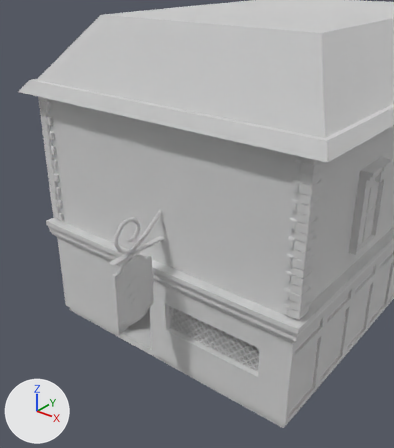
The glTF model src/features/city/bar/assets/bar.glb: old version first, new version second.
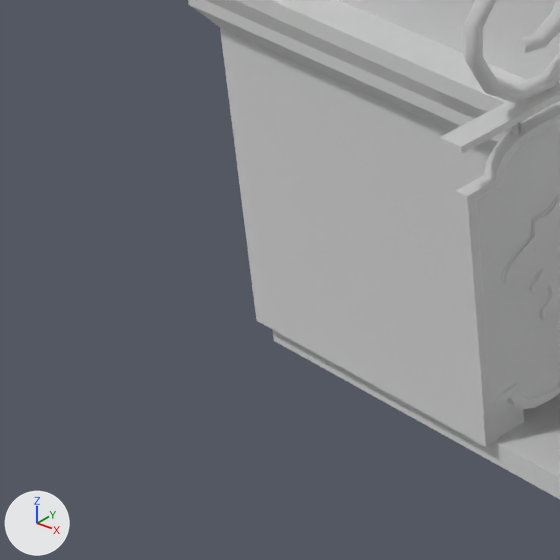
Old and new are each drawn whole from a 50 mm lens placed at (8.92, -13.64, 10.6), pointed at (-0.47, -1.9, 3.33) and again close up on the part from 2% to 35% of the width and 52% to 81% of the height. The axes (+X, +Y, +Z) are drawn at lower left. The lights are the same throughout. The older version's two pictures come first.

Names of what the first close-up shows: 'Interior-col', 'Outerior-col'.
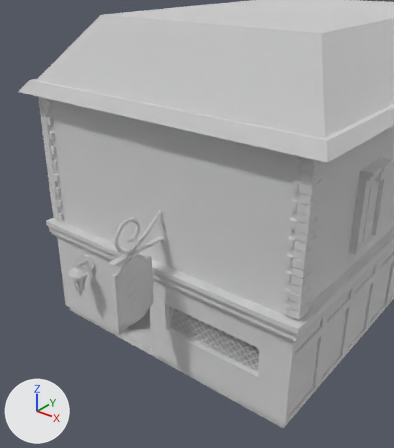
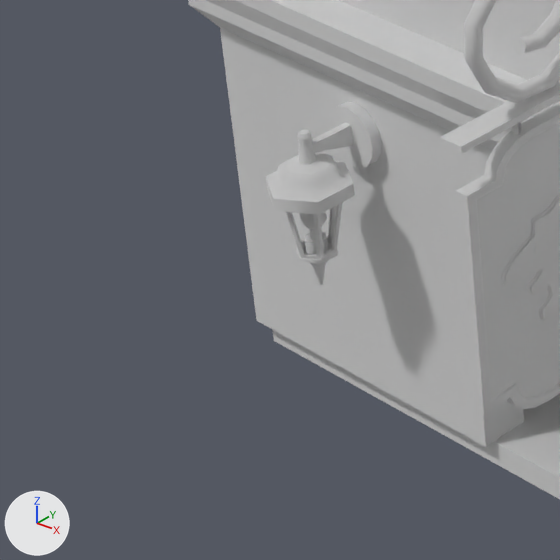
Commit message: Bar tweaks

Location of each change, [x1, y1, x2, y2] in pixels of the close-ups (560 x 560 px):
'Lamp', added
    after: [266, 102, 382, 285]

The change, as a diff of the scene's bpy script:
```diff
--- a/src/features/city/bar/assets/bar.glb.py
+++ b/src/features/city/bar/assets/bar.glb.py
@@ me_cylinder_006 @@
+me_cylinder_006.from_pydata(...)  # 254 vertices, 484 faces; spans x -3.064..-2.507, y 2.921..3.717, z 1.567..2.843
+me_cylinder_006.materials.append(mat_gradient)  # white #e7e7e7
@@ ob_lamp @@
+ob_lamp = bpy.data.objects.new('Lamp', me_cylinder_006)
+ob_lamp.location = (0.0, -8.0, -0.364)
```
